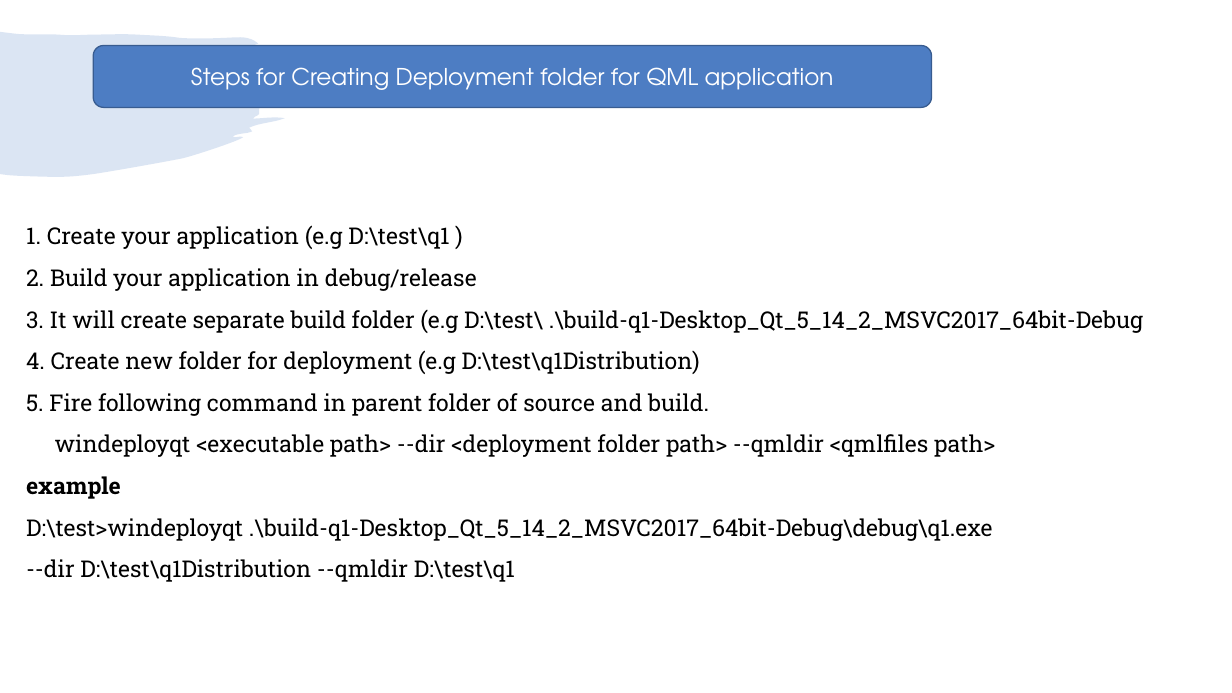
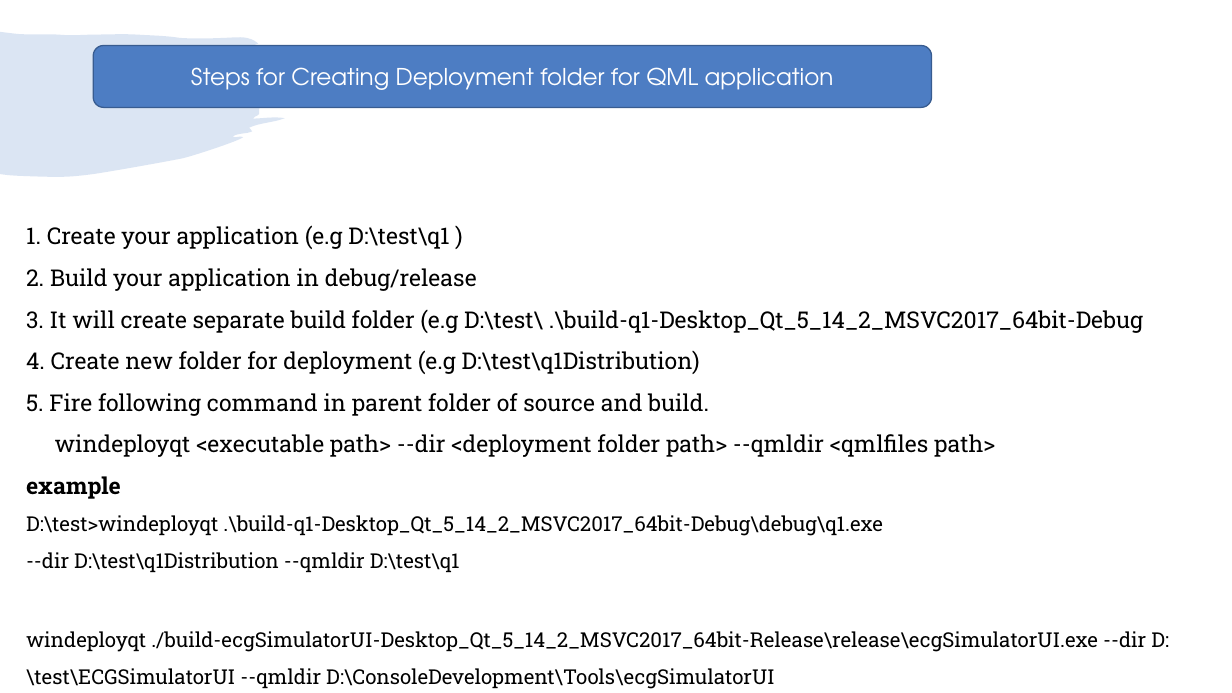
Before and after one commit to girishlande/QtProjects, a slide deck: slide 21 of learnings.pptx. Drawn at 1232x693 pixels with LibreOffice and Linux fonts; fonts in the diff are those of the drawing. Boxes give left, top, right and bottom in pixels: in the first picture for what was removed or moved away, otherwise in the second. Text is boxed around its words. In the diff, an @@ line names an element or a change of style, - is before the commit and + after.

```diff
--- a/learnings.pptx
+++ b/learnings.pptx
@@ text at <box>26,515,883,573</box>: size 18 to 16 pt in "D:\test>windeployqt .\build-q1-Desktop_Qt_5_14_2_MSVC2017_64 ...", "--dir D:\test\q1Distribution --qmldir D:\test\q1" @@
@@ text at <box>26,631,1169,689</box>: paragraph added @@
+windeployqt ./build-ecgSimulatorUI-Desktop_Qt_5_14_2_MSVC2017_64bit-Release\release\ecgSimulatorUI.exe --dir D:\test\ECGSimulatorUI --qmldir D:\ConsoleDevelopment\Tools\ecgSimulatorUI
```
Also in this commit, not shown: 9 slides added, 18 other files.
